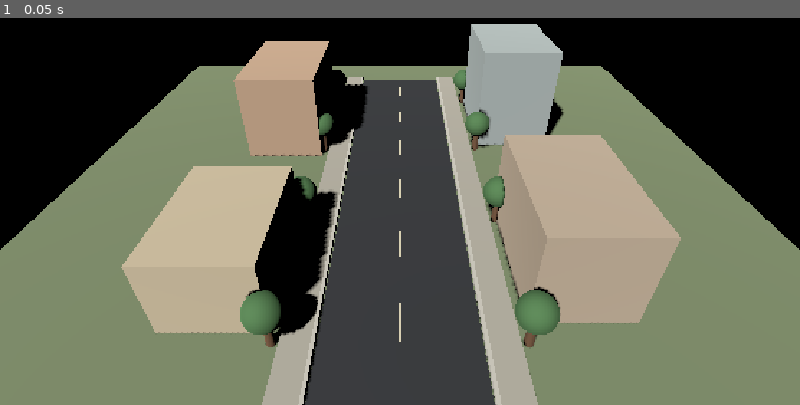
Above: before the commit, frame 1.
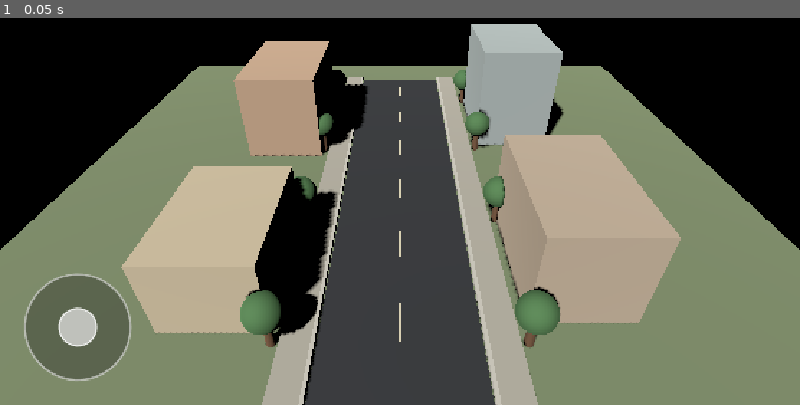
Above: after the commit, the same moment.

Repository: aohmn/GameDemo
Game: Godot game, scene res://scenes/boot/main.tscn
Two runs of this game, one before a commit and one after it. Both use one fixed random seed, a clock stepped at 60 frames per second and the inputs below.
Inputs:
- Up to frame 1 (0.05 s): no input

The runs differ from the first frame. In frame 1, 2.9% of the frame differs, in the area x 3-17%, y 65-94%.

Commit message:
Add standalone mobile joystick presentation

Diff:
--- /dev/null
+++ b/presentation/joystick/joystick.gd
@@ -0,0 +1,136 @@
+extends Control
+
+signal direction_changed(direction: Vector2)
+
+const DEADZONE: float = 0.12
+const PAD_RADIUS: float = 76.0
+const KNOB_RADIUS: float = 27.0
+const PAD_MARGIN: float = 112.0
+
+var _direction: Vector2 = Vector2.ZERO
+var _active_touch_index: int = -1
+var _mouse_active: bool = false
+
+
+func _ready() -> void:
+	mouse_filter = Control.MOUSE_FILTER_IGNORE
+	queue_redraw()
+
+
+func _notification(what: int) -> void:
+	if what == NOTIFICATION_RESIZED:
+		queue_redraw()
+
+
+func get_direction() -> Vector2:
+	return _direction
+
+
+func _input(event: InputEvent) -> void:
+	if event is InputEventScreenTouch:
+		var touch := event as InputEventScreenTouch
+
+		if touch.pressed:
+			if _active_touch_index == -1 and _is_near_pad(touch.position):
+				_active_touch_index = touch.index
+				_update_direction(touch.position)
+				get_viewport().set_input_as_handled()
+		elif touch.index == _active_touch_index:
+			_active_touch_index = -1
+			_reset_direction()
+			get_viewport().set_input_as_handled()
+
+	elif event is InputEventScreenDrag:
+		var drag := event as InputEventScreenDrag
+
+		if drag.index == _active_touch_index:
+			_update_direction(drag.position)
+			get_viewport().set_input_as_handled()
+
+	elif event is InputEventMouseButton:
+		var mouse_button := event as InputEventMouseButton
+
+		if mouse_button.button_index == MOUSE_BUTTON_LEFT:
+			if mouse_button.pressed:
+				if not _mouse_active and _is_near_pad(mouse_button.position):
+					_mouse_active = true
+					_update_direction(mouse_button.position)
+			elif _mouse_active:
+				_mouse_active = false
+				_reset_direction()
+
+	elif event is InputEventMouseMotion:
+		var mouse_motion := event as InputEventMouseMotion
+
+		if _mouse_active and (mouse_motion.button_mask & MOUSE_BUTTON_MASK_LEFT) != 0:
+			_update_direction(mouse_motion.position)
+
+
+func _pad_center() -> Vector2:
+	var viewport_size: Vector2 = get_viewport_rect().size
+	return Vector2(PAD_MARGIN, viewport_size.y - PAD_MARGIN)
+
+
+func _to_local_position(viewport_position: Vector2) -> Vector2:
+	var inverse_transform: Transform2D = get_global_transform_with_canvas().affine_inverse()
+	return inverse_transform * viewport_position
+
+
+func _is_near_pad(viewport_position: Vector2) -> bool:
+	var local_position: Vector2 = _to_local_position(viewport_position)
+	return local_position.distance_to(_pad_center()) <= PAD_RADIUS * 1.5
+
+
+func _update_direction(viewport_position: Vector2) -> void:
+	var local_position: Vector2 = _to_local_position(viewport_position)
+	var delta: Vector2 = local_position - _pad_center()
+
+	if delta.length() > PAD_RADIUS:
+		delta = delta.normalized() * PAD_RADIUS
+
+	var next_direction := Vector2(delta.x, -delta.y) / PAD_RADIUS
+
+	if next_direction.length() < DEADZONE:
+		next_direction = Vector2.ZERO
+
+	if not next_direction.is_equal_approx(_direction):
+		_direction = next_direction
+		direction_changed.emit(_direction)
+
+	queue_redraw()
+
+
+func _reset_direction() -> void:
+	if _direction != Vector2.ZERO:
+		_direction = Vector2.ZERO
+		direction_changed.emit(_direction)
+
+	queue_redraw()
+
+
+func _draw() -> void:
+	var center: Vector2 = _pad_center()
+	var knob_offset := Vector2(_direction.x, -_direction.y) * PAD_RADIUS
+
+	draw_circle(center, PAD_RADIUS, Color(0.08, 0.08, 0.08, 0.32))
+	draw_arc(
+		center,
+		PAD_RADIUS,
+		0.0,
+		PI * 2.0,
+		48,
+		Color(0.85, 0.85, 0.85, 0.65),
+		3.0,
+		true
+	)
+	draw_circle(center + knob_offset, KNOB_RADIUS, Color(0.9, 0.9, 0.9, 0.72))
+	draw_arc(
+		center + knob_offset,
+		KNOB_RADIUS,
+		0.0,
+		PI * 2.0,
+		32,
+		Color(1.0, 1.0, 1.0, 0.8),
+		2.0,
+		true
+	)
--- /dev/null
+++ b/presentation/joystick/joystick.tscn
@@ -0,0 +1,12 @@
+[gd_scene load_steps=2 format=3]
+
+[ext_resource type="Script" path="res://presentation/joystick/joystick.gd" id="1"]
+
+[node name="Joystick" type="Control"]
+anchors_preset = 15
+anchor_right = 1.0
+anchor_bottom = 1.0
+grow_horizontal = 2
+grow_vertical = 2
+mouse_filter = 2
+script = ExtResource("1")
--- /dev/null
+++ b/presentation/joystick/scenes/dev.tscn
@@ -0,0 +1,12 @@
+[gd_scene load_steps=2 format=3]
+
+[ext_resource type="PackedScene" path="res://presentation/joystick/joystick.tscn" id="1"]
+
+[node name="JoystickDev" type="Control"]
+anchors_preset = 15
+anchor_right = 1.0
+anchor_bottom = 1.0
+grow_horizontal = 2
+grow_vertical = 2
+
+[node name="Joystick" parent="." instance=ExtResource("1")]
--- a/scenes/boot/main.gd
+++ b/scenes/boot/main.gd
@@ -1,6 +1,7 @@
 extends Node3D
 
 const MAP_MANAGER_SCRIPT: Script = preload("res://scenes/boot/map_manager.gd")
+const JOYSTICK_SCENE_PATH: String = "res://presentation/joystick/joystick.tscn"
 
 var _map_manager: Node3D
 
@@ -8,6 +9,7 @@
 func _ready() -> void:
 	_create_camera()
 	_create_map_manager()
+	_create_joystick()
 
 
 func _create_camera() -> void:
@@ -35,3 +37,26 @@
 
 	if not loaded:
 		push_error("Không thể tải map khởi đầu vietnam_street.")
+
+
+func _create_joystick() -> void:
+	if not ResourceLoader.exists(JOYSTICK_SCENE_PATH):
+		return
+
+	var joystick_resource: Resource = load(JOYSTICK_SCENE_PATH)
+	var joystick_scene: PackedScene = joystick_resource as PackedScene
+
+	if joystick_scene == null:
+		push_error("Không thể tải scene joystick.")
+		return
+
+	var joystick_node: Node = joystick_scene.instantiate()
+	if not joystick_node is Control:
+		joystick_node.free()
+		push_error("Scene joystick phải có node gốc Control.")
+		return
+
+	var hud := CanvasLayer.new()
+	hud.name = "HUD"
+	add_child(hud)
+	hud.add_child(joystick_node)
Not shown, added: scenes/boot/map_manager.gd.uid
Not shown, changed: CHANGELOG.md
